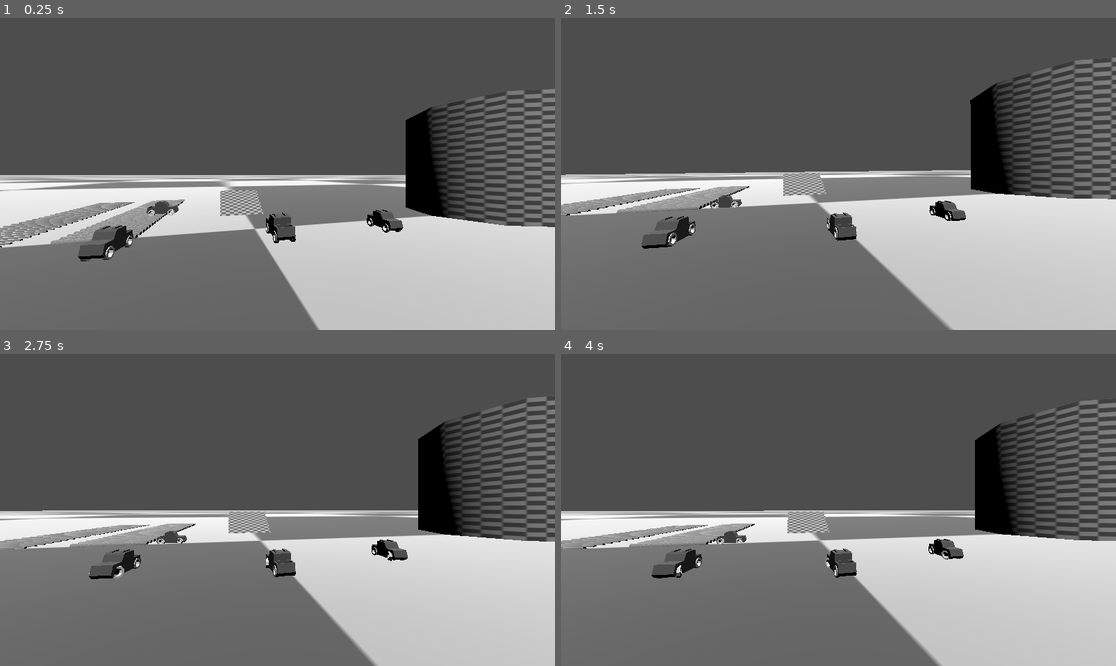
Above: before the commit, frames 1-4 (two rows, left to right).
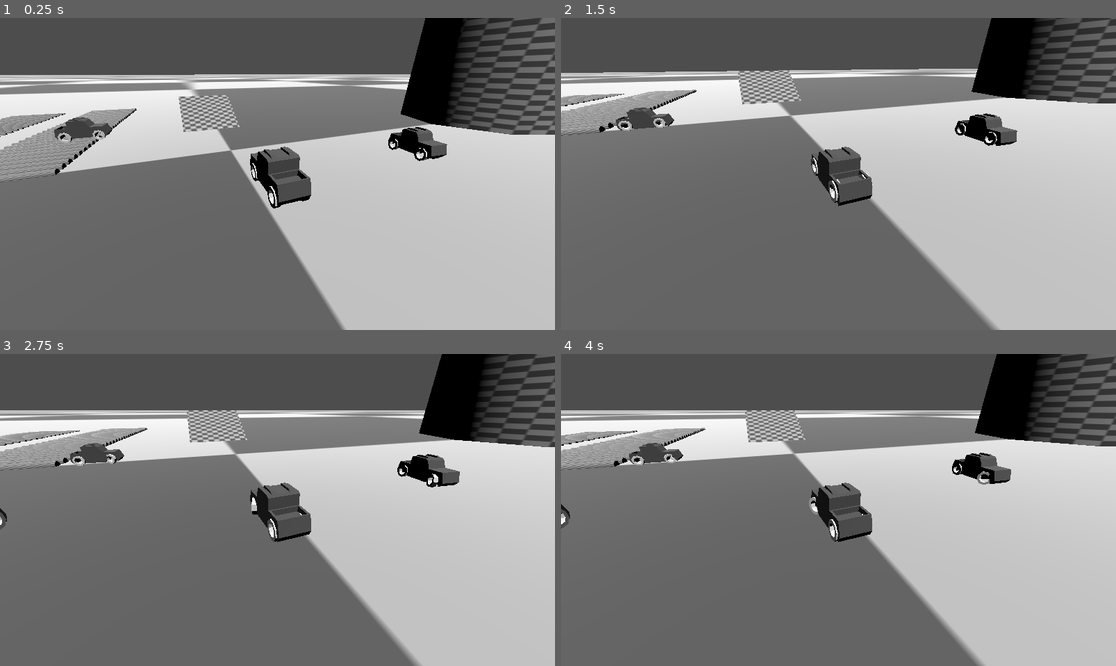
Above: after the commit, the same moments.

Repository: luankaike-code/jh_conclusao_dev
Game: Godot game, scene res://scenes/worlds/test/test_world.tscn
Two runs of this game, one before a commit and one after it. Both use one fixed random seed, a clock stepped at 60 frames per second and the inputs below. This scene is started directly instead of the project's main scene.
Inputs (mouse positions are in pixels of both pictures, inside the frame that each line leads up to):
- Up to frame 1 (0.25 s): no input
- Up to frame 2 (1.5 s): move the mouse to (960, 158) at 0.52 s; hold D (game_turn_right) 0.53-1.25 s; tap S (game_deceleration) at 0.6 s; click (960, 158) at 0.67 s; drag from (727, 189) to (810, 236) at 1.27 s
- Up to frame 3 (2.75 s): move the mouse to (333, 441) at 2.02 s; hold D (game_turn_right) from 2.03 s (still down); tap S (game_deceleration) at 2.1 s
- Up to frame 4 (4 s): release D (game_turn_right) at 2.75 s; drag from (810, 572) to (672, 463) at 2.77 s; move the mouse to (1005, 556) at 3.52 s; hold A (game_turn_left) from 3.53 s (still down); tap S (game_deceleration) at 3.6 s

The runs differ from the first frame. In frame 1, 51% of the frame differs, in the area x 0-100%, y 0-100%; in frame 2, 49%; in frame 3, 49%; in frame 4, 49%.

Commit message:
Create and Implement a car camera

Diff:
--- /dev/null
+++ b/code-tcc-jh/scenes/cameras/camera_car/camera_car.gd
@@ -0,0 +1,20 @@
+extends Node3D
+class_name CameraCar
+
+@export var default_camera_offset: float = 20.0
+@export var max_camera_offset: float = 30.0
+
+@onready var spring_arm_3d: SpringArm3D = $SpringArm3D
+@onready var camera_3d: Camera3D = $SpringArm3D/Camera3D
+
+var raycast_car: RaycastCar
+
+func _ready() -> void:
+	var parent := get_parent()
+	assert(parent is RaycastCar, "Parent is not a RaycastCar")
+
+	raycast_car = parent
+	set_camera_offset(default_camera_offset)
+
+func set_camera_offset(offset: float):
+	spring_arm_3d.spring_length = offset
--- /dev/null
+++ b/code-tcc-jh/scenes/cameras/camera_car/camera_car.tscn
@@ -0,0 +1,12 @@
+[gd_scene format=3 uid="uid://w32erms4bofu"]
+
+[ext_resource type="Script" uid="uid://c5cq6lxql5olv" path="res://scenes/cameras/camera_car/camera_car.gd" id="1_8gu4s"]
+
+[node name="CameraCar" type="Node3D" unique_id=1388248187]
+script = ExtResource("1_8gu4s")
+
+[node name="SpringArm3D" type="SpringArm3D" parent="." unique_id=1803046920]
+transform = Transform3D(0.92180234, 0.17192486, -0.3474512, 0, 0.89627755, 0.4434936, 0.38766032, -0.40881342, 0.8261907, 0, 0, 0)
+
+[node name="Camera3D" type="Camera3D" parent="SpringArm3D" unique_id=197963377]
+transform = Transform3D(1, 0, 0, 0, 1.0000001, 0, 0, 0, 1, 0, 0, 0)
--- /dev/null
+++ b/code-tcc-jh/scenes/cameras/camera_follower_path/camera_follower_path.gd
@@ -0,0 +1,19 @@
+extends Camera3D
+class_name CameraFollowerPath
+
+@onready var state_machine: StateMachine = $StateMachine
+@onready var following_state: State = $StateMachine/Following
+
+@export var follow_speed: float = 1.0
+
+var current_path: Path3D
+var follow_reverse: bool
+
+func follow_path(path: Path3D, reverse: bool = false) -> void:
+	print(state_machine.current_state_is_default_state())
+	if !state_machine.current_state_is_default_state():
+		return
+
+	follow_reverse = reverse
+	current_path = path
+	state_machine.set_current_state(following_state)
--- /dev/null
+++ b/code-tcc-jh/scenes/cameras/camera_follower_path/camera_follower_path.tscn
@@ -0,0 +1,22 @@
+[gd_scene format=3 uid="uid://dngjieskxwlff"]
+
+[ext_resource type="Script" uid="uid://m687hgc4nw4j" path="res://scenes/cameras/camera_follower_path/camera_follower_path.gd" id="1_yhahu"]
+[ext_resource type="Script" uid="uid://cuxp4hya7ig5e" path="res://scripts/state_machine/state_machine.gd" id="2_aspkh"]
+[ext_resource type="Script" uid="uid://cw20bwrtxugyh" path="res://scripts/state_machine/state.gd" id="3_fbvti"]
+[ext_resource type="Script" uid="uid://by5y4f68616s3" path="res://scenes/cameras/camera_follower_path/states/following.gd" id="4_fbvti"]
+
+[node name="CameraFollowerPath" type="Camera3D" unique_id=1643112527]
+script = ExtResource("1_yhahu")
+
+[node name="StateMachine" type="Node" parent="." unique_id=2092297890 node_paths=PackedStringArray("default_state")]
+script = ExtResource("2_aspkh")
+default_state = NodePath("Idle")
+metadata/_custom_type_script = "uid://cuxp4hya7ig5e"
+
+[node name="Idle" type="Node" parent="StateMachine" unique_id=403333591]
+script = ExtResource("3_fbvti")
+metadata/_custom_type_script = "uid://cw20bwrtxugyh"
+
+[node name="Following" type="Node" parent="StateMachine" unique_id=492506013]
+script = ExtResource("4_fbvti")
+metadata/_custom_type_script = "uid://cw20bwrtxugyh"
--- /dev/null
+++ b/code-tcc-jh/scenes/cameras/camera_follower_path/states/following.gd
@@ -0,0 +1,31 @@
+extends State
+
+@onready var idle_state: Node = $"../Idle"
+
+var host: CameraFollowerPath
+var current_path: Path3D
+var max_offset: float
+var current_offset: float
+var reverse: bool
+
+
+func enter():
+	current_path = host.current_path
+	reverse = host.follow_reverse
+	max_offset = 0.0 if reverse else current_path.curve.get_baked_length()
+	current_offset = current_path.curve.get_baked_length() if reverse else 0.0
+
+func handle_ready(host_: CameraFollowerPath) -> void:
+	host = host_
+
+func handle_process(delta: float) -> void:
+	var point_transform := host.current_path.curve.sample_baked_with_rotation(current_offset)
+
+	var pos := current_path.global_position + point_transform.origin
+	host.global_position += pos - host.global_position
+	host.global_transform.basis = point_transform.basis
+
+	current_offset += -host.follow_speed * delta if reverse else host.follow_speed * delta
+
+	if (current_offset > max_offset && !reverse) || (current_offset < max_offset && reverse):
+		change_state.emit(idle_state)
--- a/code-tcc-jh/scenes/panel_3D/panel_3D.gd
+++ b/code-tcc-jh/scenes/panel_3D/panel_3D.gd
@@ -49,6 +49,7 @@
 	for mouse_event in [InputEventMouseButton, InputEventMouseMotion, InputEventScreenDrag, InputEventScreenTouch]:
 		if is_instance_of(event, mouse_event): # if event is a mouse event
 			return
+
 	viewport.push_input(event)
 
 func _on_event_input_area(_camera: Camera3D, event: InputEvent, event_position: Vector3, _normal: Vector3, _shape_idx: int):
--- a/code-tcc-jh/scenes/worlds/menu/menu_world.gd
+++ b/code-tcc-jh/scenes/worlds/menu/menu_world.gd
@@ -1,30 +1,20 @@
 extends Node3D
 
-@onready var main_menu_panel_3d: MainMenuPanel3D = $menus/main_menu_panel_3D
-@onready var camera: Camera3D = $Camera3D
+@onready var main_menu_panel: MainMenuPanel3D = $menus/main_menu_panel_3D
+@onready var configuration_panel: MainMenuPanel3D = $menus/main_menu_panel_3D2
+@onready var cameraFP: CameraFollowerPath = $CameraFollowerPath
 @onready var menu_configuration_path: Path3D = $paths/MenuConfiguration
 
-var path_to_follow: Path3D
-var current_point_index := 0
-var points_count: float
+func _ready() -> void:
+	main_menu_panel.start_button_up.connect(start_game)
+	main_menu_panel.configuration_button_up.connect(to_configuration_panel)
+	configuration_panel.credits_button_up.connect(to_main_menu_panel)
 
-func _ready() -> void:
-	main_menu_panel_3d.start_button_up.connect(_on_start_button_up)
-	main_menu_panel_3d.configuration_button_up.connect(_on_configuration_button_up)
-	main_menu_panel_3d.credits_button_up.connect(_on_credits_button_up)
-
-func _process(delta: float) -> void:
-	if path_to_follow:
-		points_count += 0.01
-		var pos := path_to_follow.curve.sample_baked_with_rotation(points_count)
-		camera.global_position = ((path_to_follow.global_position + pos.origin))
-		camera.basis = pos.basis
-
-func _on_start_button_up():
+func start_game():
 	get_tree().change_scene_to_file("uid://dhrvq381488f3")
 
-func _on_configuration_button_up():
-	path_to_follow = menu_configuration_path
+func to_configuration_panel():
+	cameraFP.follow_path(menu_configuration_path)
 
-func _on_credits_button_up():
-	print("creditos")
+func to_main_menu_panel():
+	cameraFP.follow_path(menu_configuration_path, true)
--- a/code-tcc-jh/scenes/worlds/menu/menu_world.tscn
+++ b/code-tcc-jh/scenes/worlds/menu/menu_world.tscn
@@ -2,6 +2,7 @@
 
 [ext_resource type="Script" uid="uid://kgspxrxjq6ql" path="res://scenes/worlds/menu/menu_world.gd" id="1_r53we"]
 [ext_resource type="PackedScene" uid="uid://dye3lcbir7jnj" path="res://scenes/worlds/menu/main_menu_panel_3D/main_menu_panel_3d.tscn" id="2_usvhj"]
+[ext_resource type="PackedScene" uid="uid://dngjieskxwlff" path="res://scenes/cameras/camera_follower_path/camera_follower_path.tscn" id="3_usvhj"]
 
 [sub_resource type="StandardMaterial3D" id="StandardMaterial3D_r53we"]
 albedo_color = Color(1, 1, 0, 1)
@@ -23,8 +24,8 @@
 use_collision = true
 size = Vector3(60, 1, 60)
 
-[node name="Camera3D" type="Camera3D" parent="." unique_id=1763192113]
-transform = Transform3D(0.99999994, 0, 0, 0, 1, 0, 0, 0, 0.99999994, 0, 1.961, -0.467)
+[node name="CameraFollowerPath" parent="." unique_id=1643112527 instance=ExtResource("3_usvhj")]
+transform = Transform3D(1, 0, 0, 0, 1, 0, 0, 0, 1, 0, 1.961, -0.467)
 
 [node name="DirectionalLight3D" type="DirectionalLight3D" parent="." unique_id=581082533]
 transform = Transform3D(1, 0, 0, 0, 0.9487603, 0.3159968, 0, -0.3159968, 0.9487603, 0, 1.9093556, 0)
--- a/code-tcc-jh/scenes/worlds/test/test_world.tscn
+++ b/code-tcc-jh/scenes/worlds/test/test_world.tscn
@@ -2,6 +2,7 @@
 
 [ext_resource type="Material" uid="uid://bm7ahbfh6uxjy" path="res://assets/materials/test.tres" id="1_wc7aa"]
 [ext_resource type="PackedScene" uid="uid://c11cau3bdgqax" path="res://scenes/raycast_car/raycast_car.tscn" id="2_3rhmh"]
+[ext_resource type="PackedScene" uid="uid://w32erms4bofu" path="res://scenes/cameras/camera_car/camera_car.tscn" id="3_jfhp8"]
 [ext_resource type="Script" uid="uid://cthekpdp3wmjb" path="res://scenes/props/speed_bumps/speed_bumps.gd" id="3_pfcdp"]
 
 [sub_resource type="ConvexPolygonShape3D" id="ConvexPolygonShape3D_3rhmh"]
@@ -25,8 +26,7 @@
 [node name="RaycastCar" parent="." unique_id=1540622167 instance=ExtResource("2_3rhmh")]
 transform = Transform3D(1, 0, 0, 0, 1, 0, 0, 0, 1, 0, 10, 36.158)
 
-[node name="Camera3D" type="Camera3D" parent="RaycastCar" unique_id=1359250364]
-transform = Transform3D(0.96209913, 0, -0.2727001, 0, 1, 0, 0.2727001, 0, 0.96209913, -10.16074, 9.48762, 34.42354)
+[node name="CameraCar" parent="RaycastCar" unique_id=1388248187 instance=ExtResource("3_jfhp8")]
 
 [node name="Props" type="Node3D" parent="." unique_id=2078269668]
 
--- /dev/null
+++ b/code-tcc-jh/scripts/state_machine/state.gd
@@ -0,0 +1,27 @@
+extends Node
+class_name State
+
+@warning_ignore("unused_signal")
+signal change_state(state: State)
+
+@warning_ignore("unused_parameter")
+func handle_ready(host) -> void:
+	return
+
+func enter():
+	pass
+
+func exit():
+	pass
+
+@warning_ignore("unused_parameter")
+func handle_process(delta: float) -> void:
+	pass
+
+@warning_ignore("unused_parameter")
+func handle_physics_process(delta: float) -> void:
+	pass
+
+@warning_ignore("unused_parameter")
+func handle_unhandled_input(event: InputEvent) -> void:
+	pass
--- /dev/null
+++ b/code-tcc-jh/scripts/state_machine/state_machine.gd
@@ -0,0 +1,42 @@
+extends Node
+class_name StateMachine
+
+@export var default_state: State
+var current_state: State
+
+func _ready() -> void:
+	var host := get_parent()
+	for child in get_children():
+		assert(child is State, "%s is not a State" % [child.get_path()])
+
+		child.change_state.connect(set_current_state)
+		child.handle_ready(host)
+
+	set_current_state(default_state)
+
+func _process(delta: float) -> void:
+	if current_state:
+		current_state.handle_process(delta)
+
+func _physics_process(delta: float) -> void:
+	if current_state:
+		current_state.handle_physics_process(delta)
+
+func _unhandled_input(event: InputEvent) -> void:
+	if current_state:
+		current_state.handle_unhandled_input(event)
+
+func set_current_state(new_current_state: State) -> void:
+	if current_state:
+		current_state.exit()
+	new_current_state.enter()
+
+	current_state = new_current_state
+
+func is_current_state(state_name: String) -> bool:
+	assert(current_state, "current_state is null")
+	return current_state.name == state_name
+
+func current_state_is_default_state() -> bool:
+	assert(default_state, "default_state is null")
+	return current_state == default_state
Not shown, added: code-tcc-jh/scenes/cameras/camera_car/camera_car.gd.uid
Not shown, added: code-tcc-jh/scenes/cameras/camera_follower_path/camera_follower_path.gd.uid
Not shown, added: code-tcc-jh/scenes/cameras/camera_follower_path/states/following.gd.uid
Not shown, added: code-tcc-jh/scripts/state_machine/state.gd.uid
Not shown, added: code-tcc-jh/scripts/state_machine/state_machine.gd.uid
